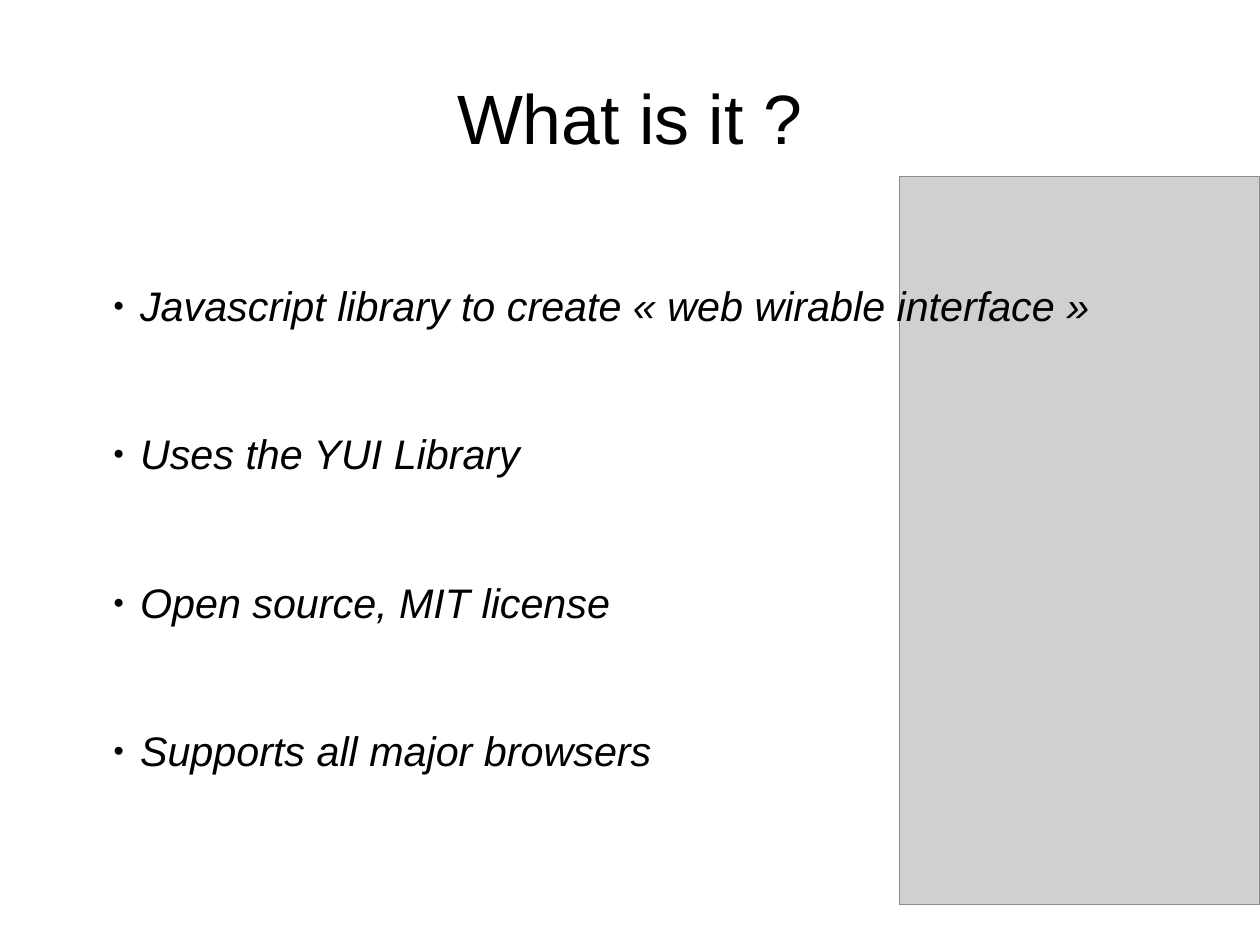
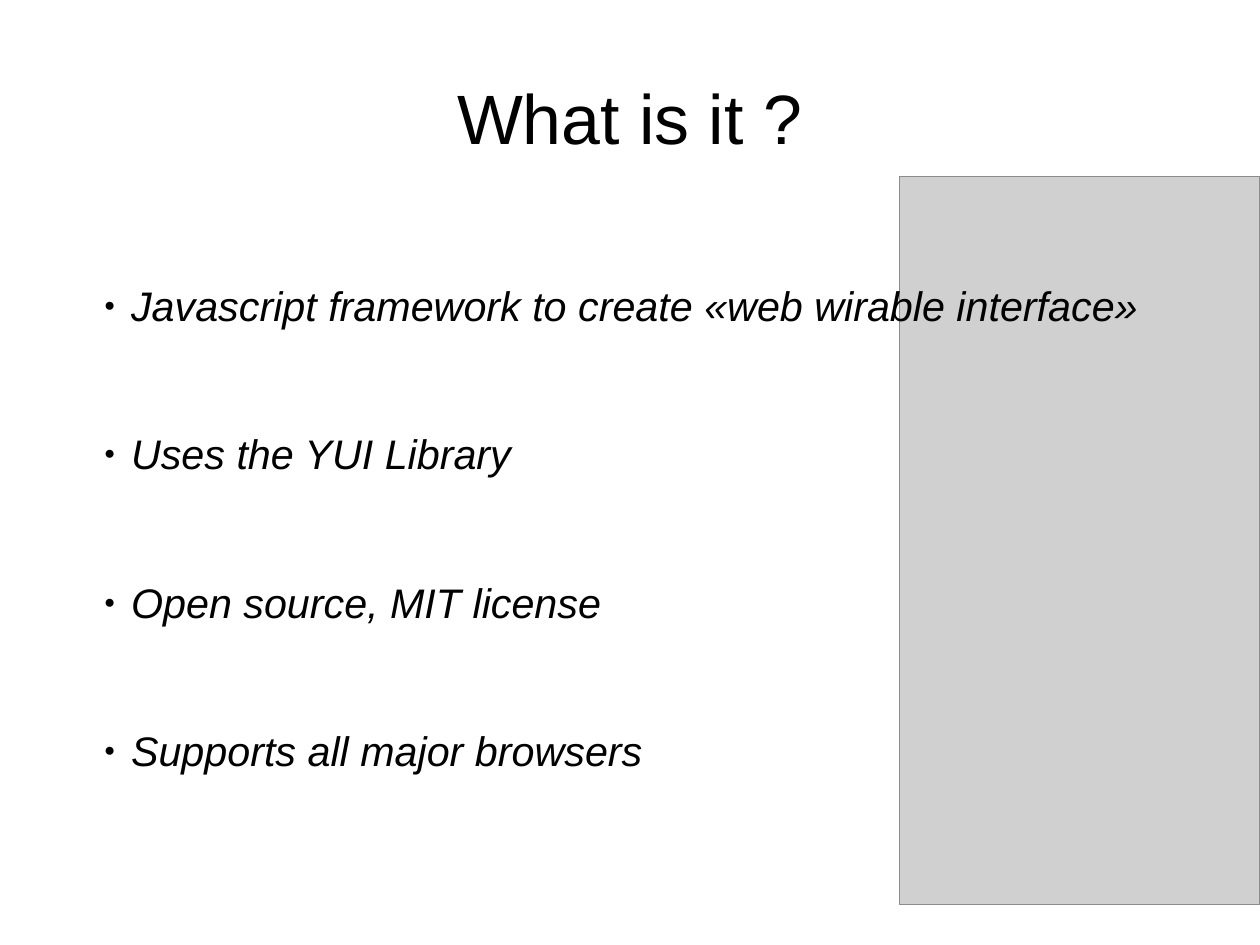
Before and after one commit to ericabouaf/wireit, a slide deck: slide 2 of res/WireIt presentation.odp. Drawn at 1260x945 pixels with LibreOffice and Linux fonts; fonts in the diff are those of the drawing; grey boxes stand for pictures. Boxes give left, top, right and bottom in pixels: in the first picture for what was removed or moved away, otherwise in the second. Text is boxed around its words. In the diff, an @@ line names an element or a change of style, - is before the commit and + after.

```diff
--- a/res/WireIt presentation.odp
+++ b/res/WireIt presentation.odp
@@ text "Javascript framework to create «web ...": place and size @@
-text "Javascript framework to create «web ..." at <box>140,288,1055,775</box>
+text "Javascript framework to create «web ..." at <box>131,288,1137,775</box>
@@ text at <box>131,288,1137,329</box>: text changed @@
-  ● Javascript library to create « web wirable interface »
+  ● Javascript framework to create «web wirable interface»
```
Also in this commit, not shown: 8 other slides changed, 1 slide added, 3 other files.
